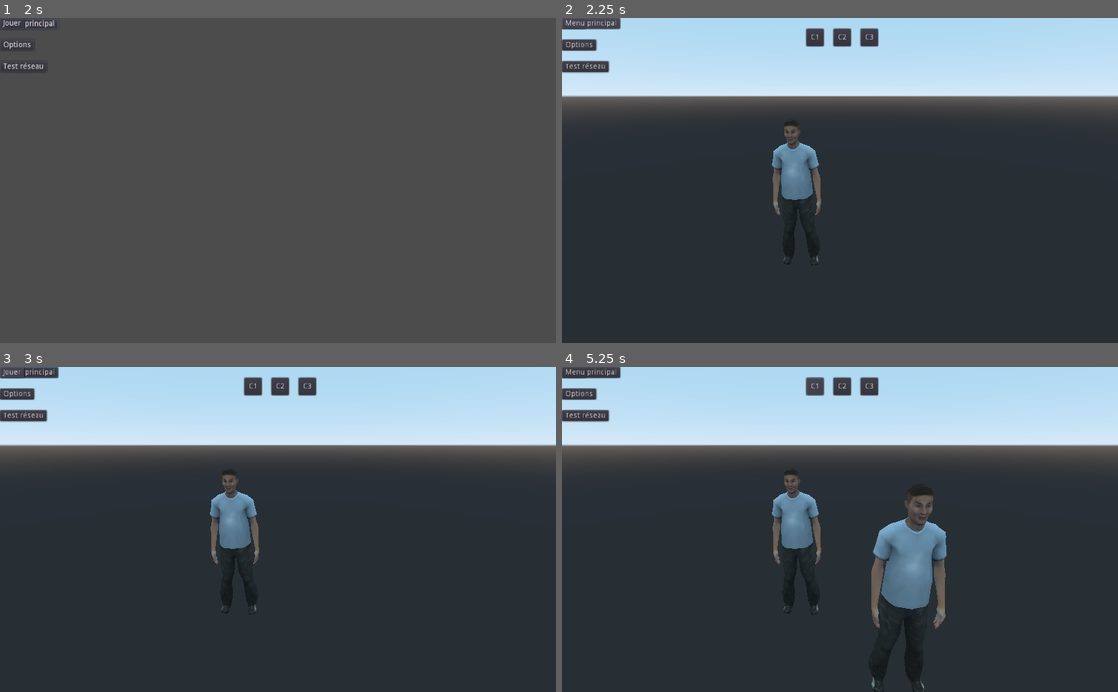
Above: before the commit, frames 1-4 (two rows, left to right).
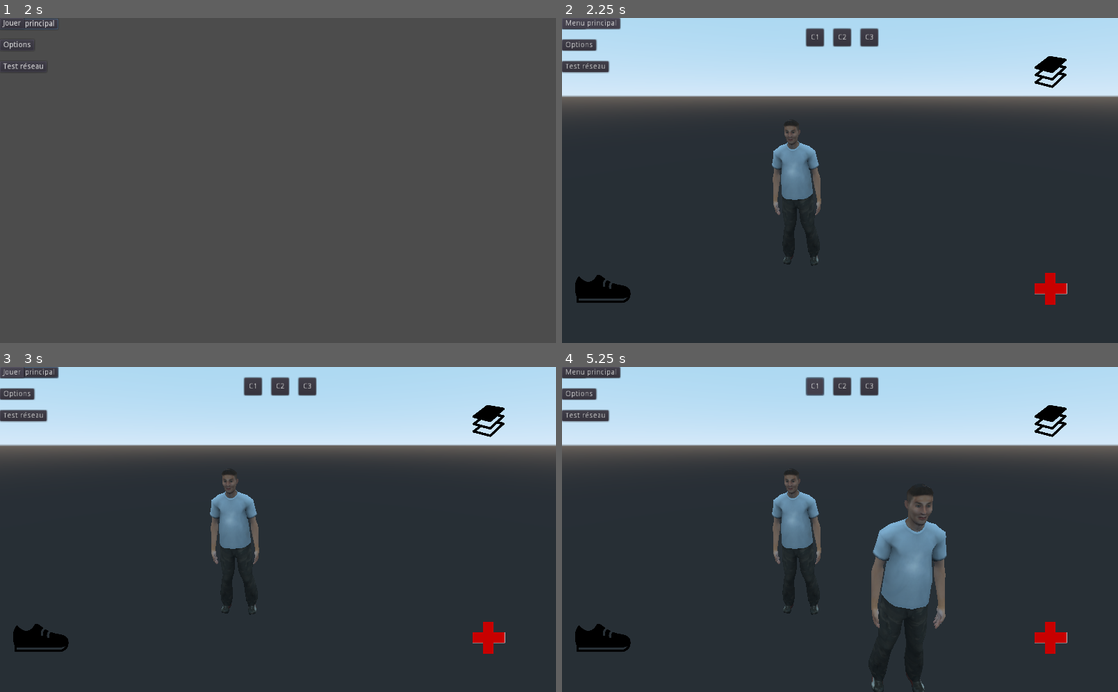
Above: after the commit, the same moments.

Repository: Flosilver/Quarter_Dead
Game: Godot game, scene res://ControlSplash.tscn
Same seed, same stepped clock (60 frames per second), same inputs: the game is played once before the commit and once after it.
Inputs:
- Up to frame 1 (2 s): tap Enter at 0.5 s; click "Menu principal" at 1.25 s
- Up to frame 2 (2.25 s): click "Jouer" at 2 s
- Up to frame 3 (3 s): click "Jouer" at 2.75 s
- Up to frame 4 (5.25 s): click "Jouer" at 3.5 s; click "Test réseau" at 4.25 s; click "C1" at 5 s

Frame 1 is identical in both runs. In frame 2, 1.2% of the frame differs, in the area x 2-91%, y 11-89%; in frame 3, 1.2%; in frame 4, 1.2%.
Error in both runs: Invalid get index '0' (on base: 'String'). (res://ControlSplash.gd:19)

Commit message:
envoie d'info au client

Diff:
--- a/client/global/Camera.gd
+++ b/client/global/Camera.gd
@@ -127,15 +127,15 @@
 func move():
 	if target != null and mouvT == 1 and mouvR == 0:
 		var d = target - translation
-		print(d.length())
+#		print(d.length())
 		if d.length() >= 0.01:
-			print("---")
-			print("d.x: ",d.x,"  d.y: ",d.y,"  d.z: ",d.z)
+#			print("---")
+#			print("d.x: ",d.x,"  d.y: ",d.y,"  d.z: ",d.z)
 			var d2 = (d.normalized())/10
-			print("d.x: ",d2.x,"  d.y: ",d2.y,"  d.z: ",d2.z)
+#			print("d.x: ",d2.x,"  d.y: ",d2.y,"  d.z: ",d2.z)
 			translation += d2
 		else:
-			print("mouv a 0")
+#			print("mouv a 0")
 			mouvT = 0
 			var inMessage = "I" + str(global.direction)
 			global.mplayer.send_bytes(inMessage.to_ascii())
--- a/client/global/ControlGame.gd
+++ b/client/global/ControlGame.gd
@@ -284,6 +284,15 @@
 					t.y = 2
 					t.z -= lOffsetExplo[who][1]
 					cam.setTarget(t)
+
+		'i':	# reception d'infos
+			var mess_array = mess.rsplit(" ",true)
+			#0: i,	1: dir,	2: etage,	3: hp,	4: nbChauss
+			if int(mess_array[1]) == global.direction:
+				$Spatial/InfoScreen/etage.set_text(mess_array[2])
+				$Spatial/InfoScreen/health.set_text(mess_array[3])
+				$Spatial/InfoScreen/nb_chauss.set_text(mess_array[4])
+				global.level = int(mess_array[2])
 
 func createRoom(x,y,room_num):
 	# Create a new tile instance
--- a/client/global/ControlGame.tscn
+++ b/client/global/ControlGame.tscn
@@ -1,7 +1,23 @@
-[gd_scene load_steps=3 format=2]
+[gd_scene load_steps=10 format=2]
 
 [ext_resource path="res://ControlGame.gd" type="Script" id=1]
 [ext_resource path="res://Camera.gd" type="Script" id=2]
+[ext_resource path="res://tiles/font/Gameplay.ttf" type="DynamicFontData" id=3]
+[ext_resource path="res://tiles/chaussure.png" type="Texture" id=4]
+[ext_resource path="res://tiles/health.png" type="Texture" id=5]
+[ext_resource path="res://tiles/layers.png" type="Texture" id=6]
+
+[sub_resource type="DynamicFont" id=1]
+size = 30
+font_data = ExtResource( 3 )
+
+[sub_resource type="DynamicFont" id=2]
+size = 30
+font_data = ExtResource( 3 )
+
+[sub_resource type="DynamicFont" id=3]
+size = 30
+font_data = ExtResource( 3 )
 
 [node name="ControlGame" type="Control"]
 anchor_right = 1.0
@@ -18,6 +34,53 @@
 script = ExtResource( 2 )
 
 [node name="InfoScreen" type="Node2D" parent="Spatial"]
+
+[node name="chauss_sp" type="Sprite" parent="Spatial/InfoScreen"]
+position = Vector2( 75, 500 )
+scale = Vector2( 0.2, 0.2 )
+texture = ExtResource( 4 )
+
+[node name="nb_chauss" type="Label" parent="Spatial/InfoScreen"]
+margin_left = 150.0
+margin_top = 480.0
+margin_right = 173.0
+margin_bottom = 516.0
+custom_fonts/font = SubResource( 1 )
+valign = 1
+__meta__ = {
+"_edit_use_anchors_": false
+}
+
+[node name="health_sp" type="Sprite" parent="Spatial/InfoScreen"]
+position = Vector2( 900, 500 )
+scale = Vector2( 0.3, 0.3 )
+texture = ExtResource( 5 )
+
+[node name="health" type="Label" parent="Spatial/InfoScreen"]
+margin_left = 950.0
+margin_top = 480.0
+margin_right = 996.0
+margin_bottom = 516.0
+custom_fonts/font = SubResource( 2 )
+valign = 2
+__meta__ = {
+"_edit_use_anchors_": false
+}
+
+[node name="etage_sp" type="Sprite" parent="Spatial/InfoScreen"]
+position = Vector2( 900, 100 )
+scale = Vector2( 0.3, 0.3 )
+texture = ExtResource( 6 )
+
+[node name="etage" type="Label" parent="Spatial/InfoScreen"]
+margin_left = 950.0
+margin_top = 80.0
+margin_right = 990.0
+margin_bottom = 94.0
+custom_fonts/font = SubResource( 3 )
+__meta__ = {
+"_edit_use_anchors_": false
+}
 
 [node name="ButtonMenu" type="Button" parent="."]
 margin_right = 12.0
Not shown, added: client/global/obj/Piques.obj.import
Not shown, added: client/global/tiles/Texture/texturePiques.png.import
Binary file added: client/global/tiles/chaussure.png
Not shown, added: client/global/tiles/chaussure.png.import
Binary file added: client/global/tiles/font/Gameplay.ttf
Binary file added: client/global/tiles/health.png
Not shown, added: client/global/tiles/health.png.import
Binary file added: client/global/tiles/layers.png
Not shown, added: client/global/tiles/layers.png.import
Not shown, changed: serveur/include/Quarter_Dead.hpp
Not shown, changed: serveur/include/Room.hpp
Not shown, changed: serveur/include/config.hpp
(and 6 more such lines)
